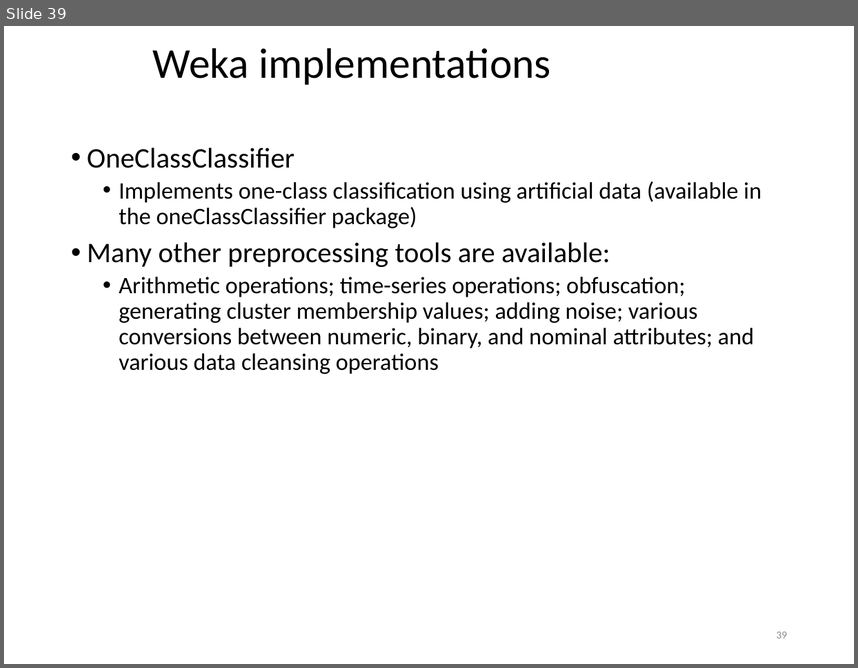
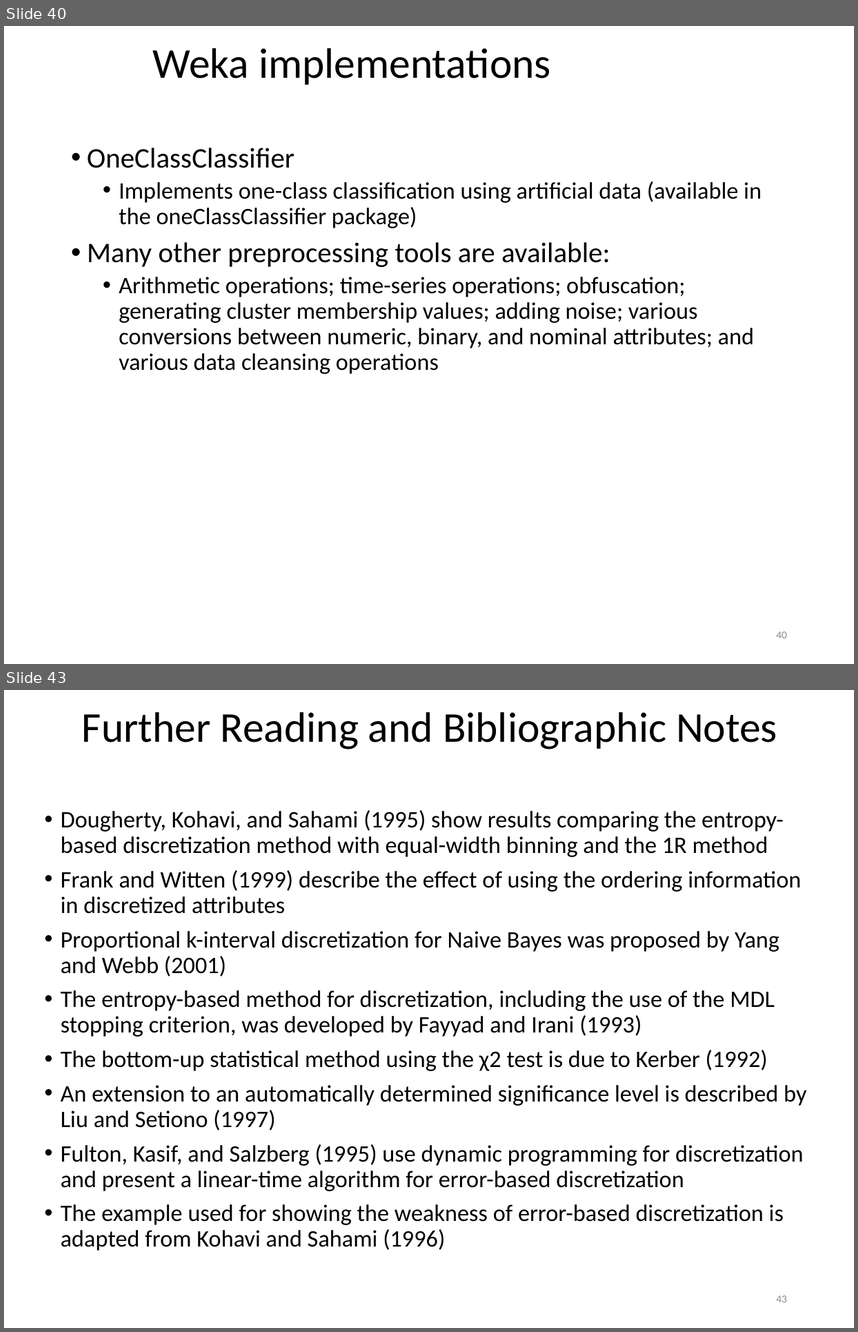
Before and after one commit to khaledmrasheed/khaledmrasheed.github.io, a slide deck: DMcourse/Chapter8.pptx. Shown one above the other, each under a label of ours: slide 39 before the commit, slides 40 and 43 after it; the slides between them are not shown. The pictures are 858x668 and 858x1332 pixels, drawn with LibreOffice and Linux fonts; fonts in the diff are those of the drawing. Boxes give left, top, right and bottom in pixels: in the first picture for what was removed or moved away, otherwise in the second. Text is boxed around its words. In the diff, an @@ line names an element or a change of style, - is before the commit and + after.

```diff
--- a/DMcourse/Chapter8.pptx
+++ b/DMcourse/Chapter8.pptx
@@ slide 43 added at [4, 690, 854, 1328], background #FFFFFF @@
@@ title added at [82, 712, 777, 749], 36 pt, text #000000 @@
+Further Reading and Bibliographic Notes
@@ text added at [61, 810, 806, 1250], 20 pt, text #000000 @@
+• Dougherty, Kohavi, and Sahami (1995) show results comparing the entropy-based discretization method with equal-width binning and the 1R method
+• Frank and Witten (1999) describe the effect of using the ordering information in discretized attributes
+• Proportional k-interval discretization for Naive Bayes was proposed by Yang and Webb (2001)
+• The entropy-based method for discretization, including the use of the MDL stopping criterion, was developed by Fayyad and Irani (1993)
+• The bottom-up statistical method using the χ2 test is due to Kerber (1992)
+• An extension to an automatically determined significance level is described by Liu and Setiono (1997)
+• Fulton, Kasif, and Salzberg (1995) use dynamic programming for discretization and present a linear-time algorithm for error-based discretization
+• The example used for showing the weakness of error-based discretization is adapted from Kohavi and Sahami (1996)
@@ page number added at [776, 1295, 787, 1302], 9 pt, text #8C8C8C @@
+43
@@ what was slide 39 is now slide 40 @@
@@ page number at [776, 631, 787, 638]: text changed @@
-39
+40
```
Also in this commit, not shown: 7 other slides added.
